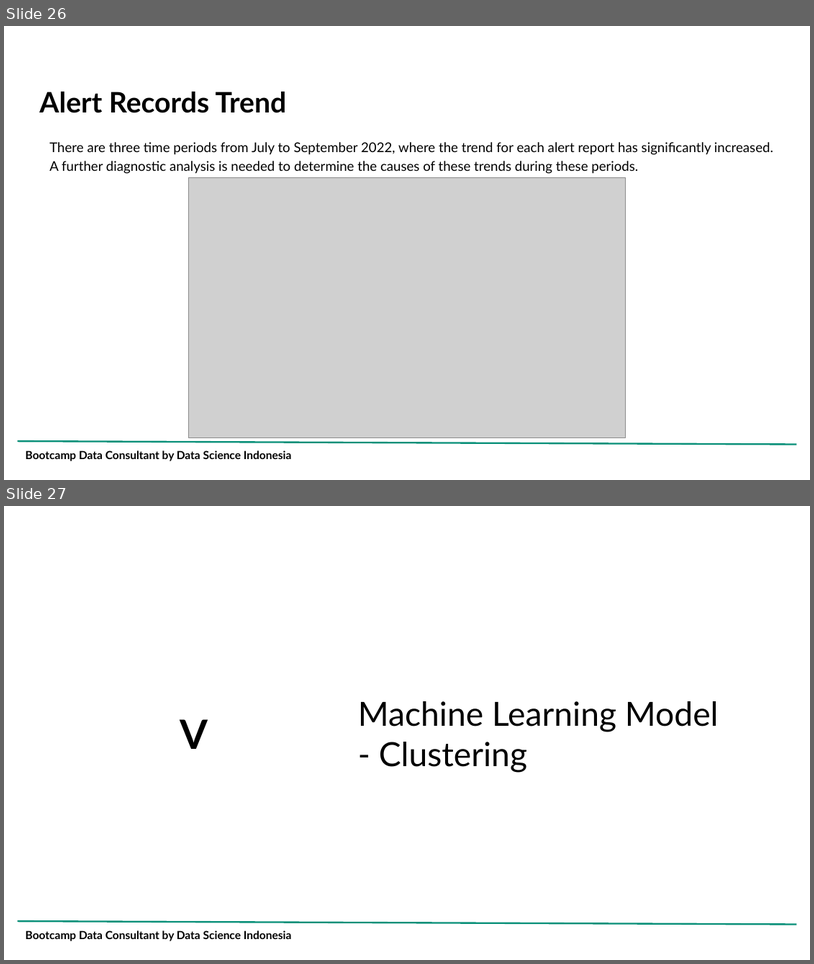
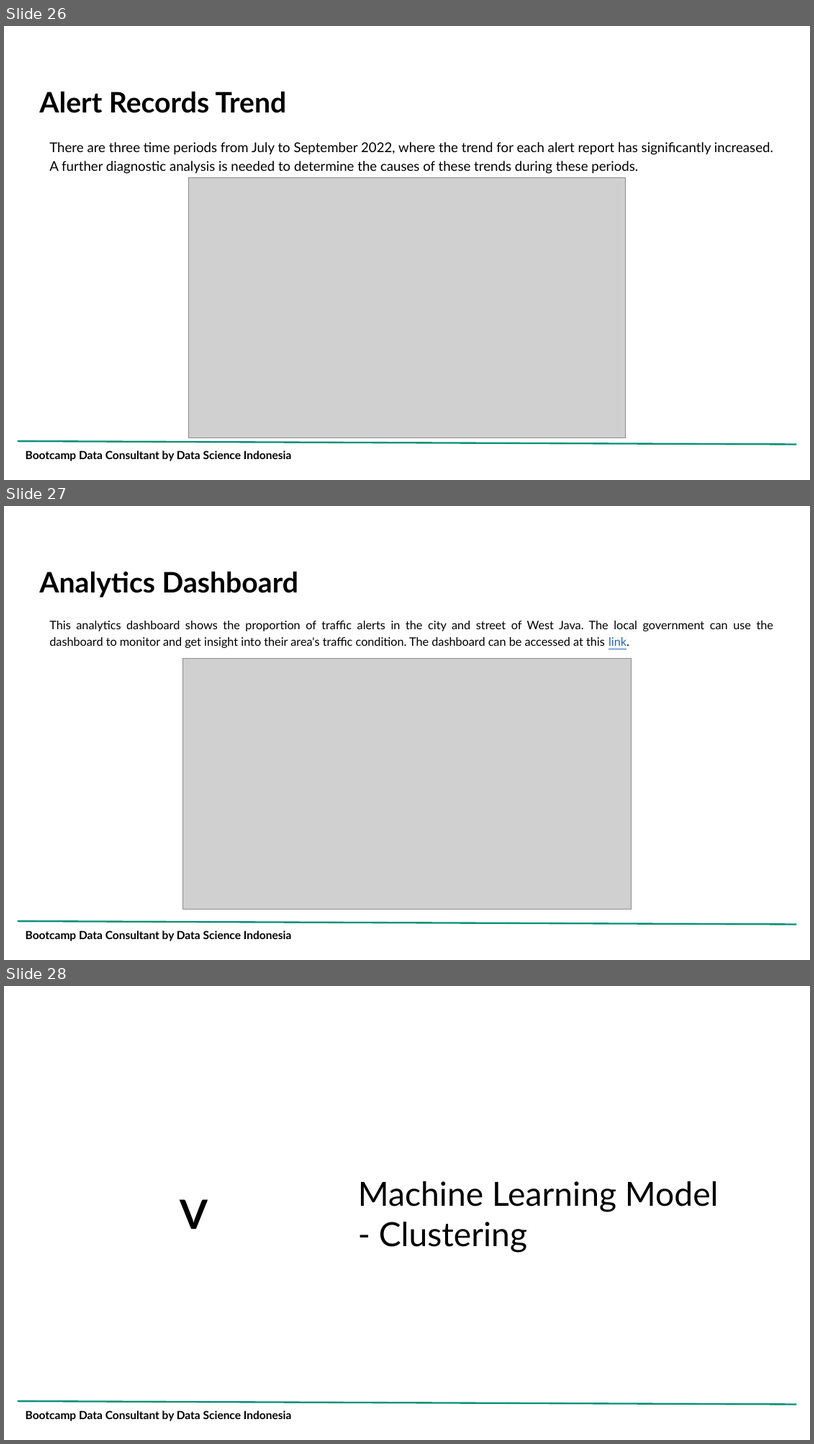
Before and after one commit to adrn-mm/DSLS_Mini-Project-DS_Adrian-Maulana-Muhammad, a slide deck: reports/Project Report_Mini Project DS_Adrian Maulana Muhammad.pptx. Shown one above the other, each under a label of ours: slides 26 and 27 before the commit, slides 26, 27 and 28 after it. The pictures are 814x964 and 814x1444 pixels, drawn with LibreOffice and Linux fonts; fonts in the diff are those of the drawing; grey boxes stand for pictures; background and template pictures are left out. Boxes give left, top, right and bottom in pixels: in the first picture for what was removed or moved away, otherwise in the second. Text is boxed around its words. In the diff, an @@ line names an element or a change of style, - is before the commit and + after.

```diff
--- a/reports/Project Report_Mini Project DS_Adrian Maulana Muhammad.pptx
+++ b/reports/Project Report_Mini Project DS_Adrian Maulana Muhammad.pptx
@@ slide 27 added at [4, 506, 810, 960], background picture (left out); not listed: 2 template elements that a slide beside it also shows @@
@@ title added at [39, 572, 298, 597], 25.2 pt, text #000000, bold @@
+Analytics Dashboard
@@ text added at [49, 620, 774, 648], 10.5 pt, text #000000 @@
+This analytics dashboard shows the proportion of traffic alerts in the city and street of West Java. The local government can use the dashboard to monitor and get insight into their area's traffic condition. The dashboard can be accessed at this link.
@@ picture added at [183, 659, 631, 909] @@
@@ what was slide 27 is now slide 28 @@
```
Also in this commit, not shown: 1 other file.
